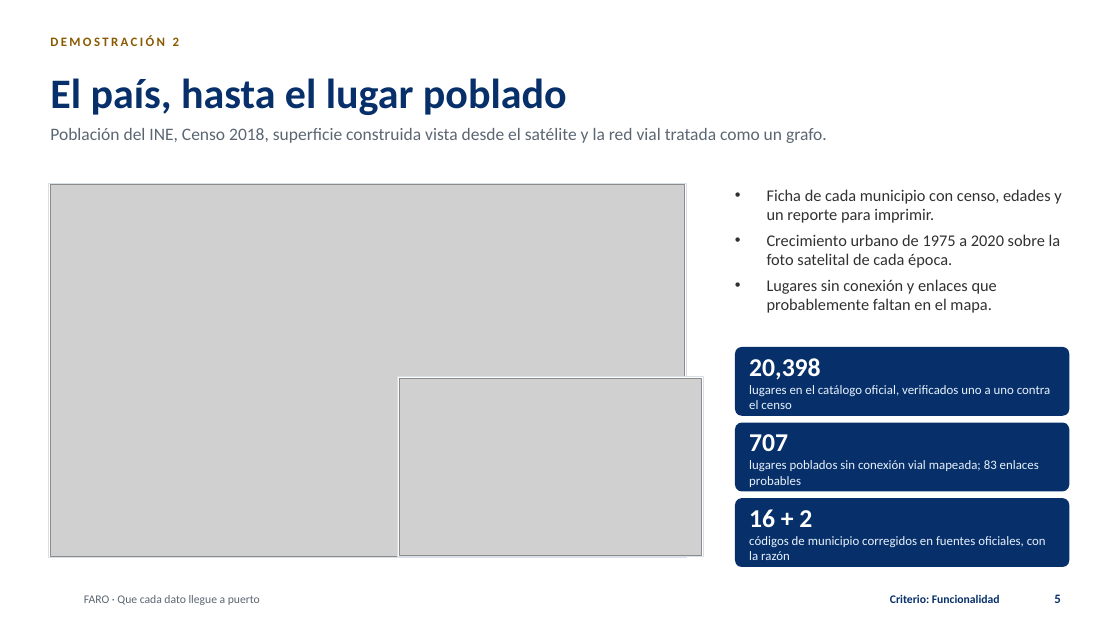
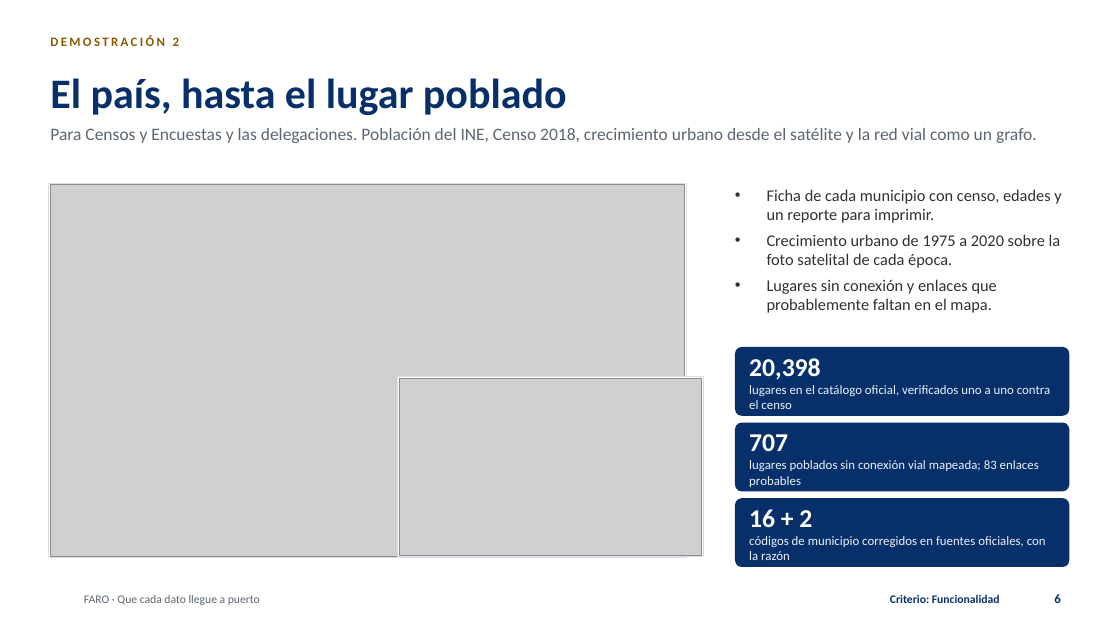
Before and after one commit to tono88/faro-ine-2026, a slide deck: slide 6 of entregables/FARO-presentacion.pptx (slide 5 before the commit). Drawn at 1120x630 pixels with LibreOffice and Linux fonts; fonts in the diff are those of the drawing; grey boxes stand for pictures; background and template pictures are left out. Boxes give left, top, right and bottom in pixels: in the first picture for what was removed or moved away, otherwise in the second. Text is boxed around its words. In the diff, an @@ line names an element or a change of style, - is before the commit and + after.

```diff
--- a/entregables/FARO-presentacion.pptx
+++ b/entregables/FARO-presentacion.pptx
@@ text at (x1=50, y1=128, x2=1037, y2=143): text changed @@
-Población del INE, Censo 2018, superficie construida vista desde el satélite y la red vial tratada como un grafo.
+Para Censos y Encuestas y las delegaciones. Población del INE, Censo 2018, crecimiento urbano desde el satélite y la red vial como un grafo.
@@ page number at (x1=1054, y1=594, x2=1060, y2=603): text changed @@
-5
+6
```
Also in this commit, not shown: 8 other slides changed, 3 slides added, 22 other files.
